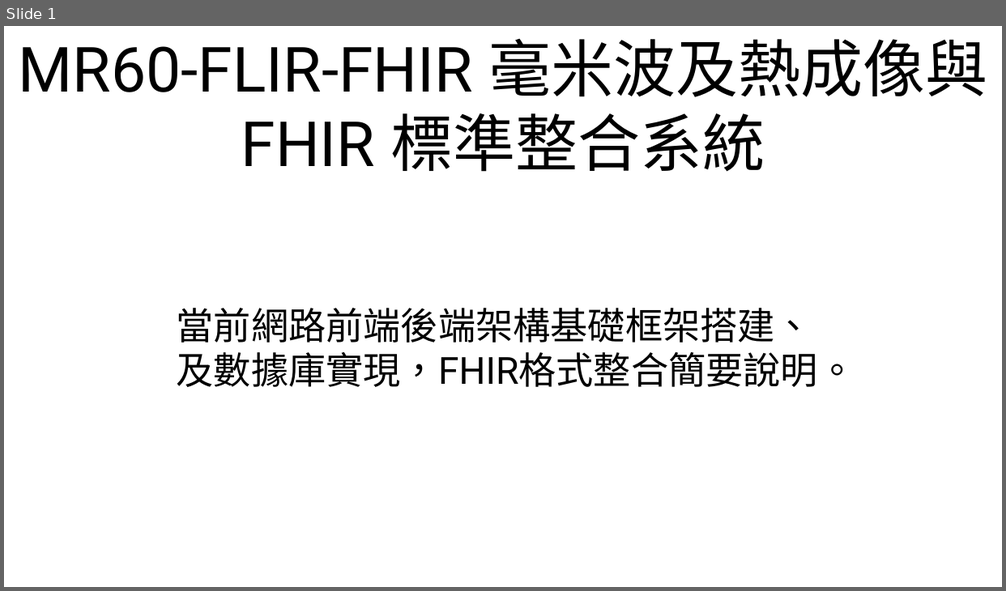
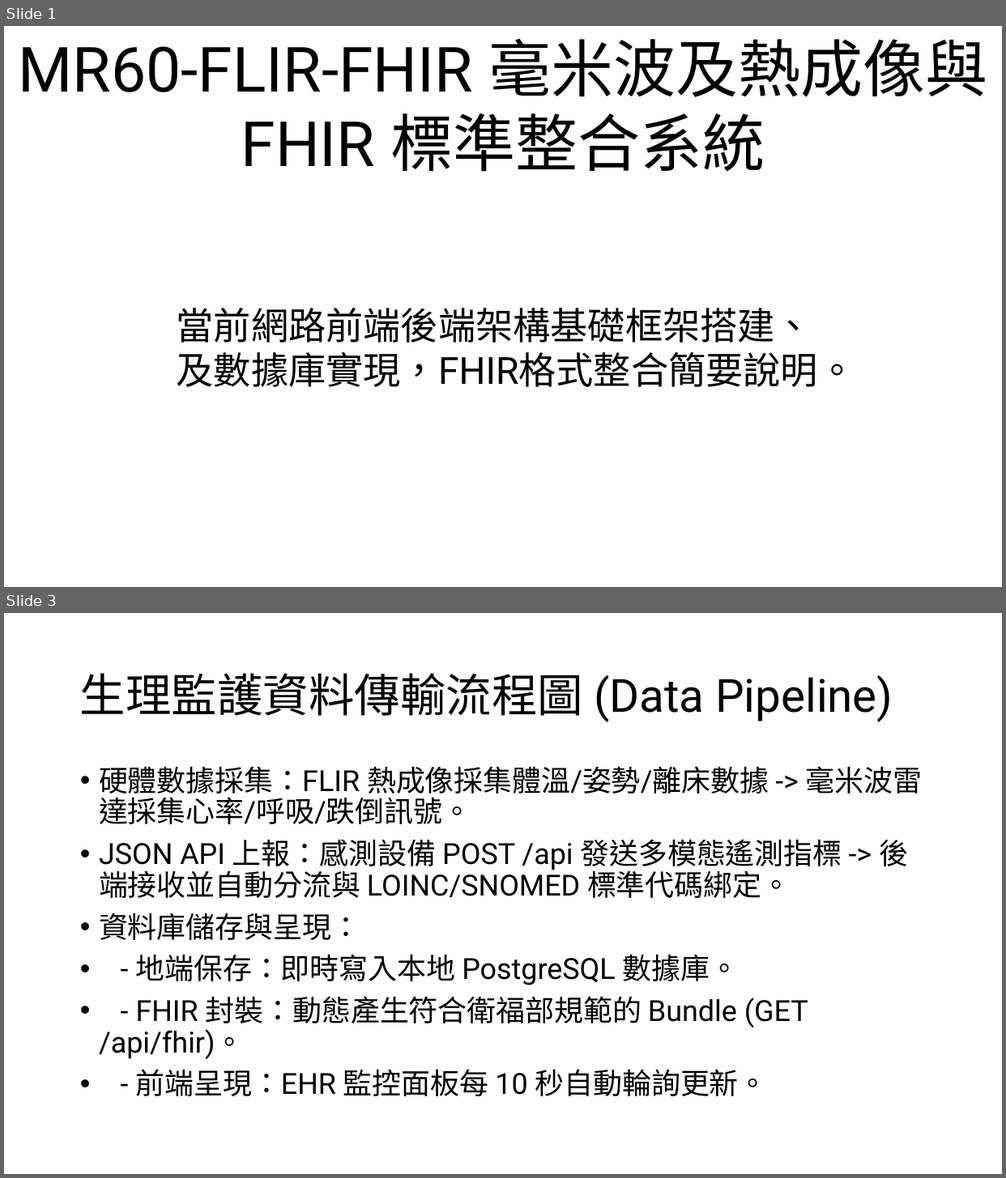
Before and after one commit to Typelin/MR60-FLIR-FHIR-system, a slide deck: _7_13.pptx. Shown one above the other, each under a label of ours: slide 1 before the commit, slides 1 and 3 after it; the slides between them are not shown. The pictures are 1006x591 and 1006x1178 pixels, drawn with LibreOffice and Linux fonts; fonts in the diff are those of the drawing. Boxes give left, top, right and bottom in pixels: in the first picture for what was removed or moved away, otherwise in the second. Text is boxed around its words. In the diff, an @@ line names an element or a change of style, - is before the commit and + after.

Commit message:
feat: 完備學術匯報投影片，含實體網域部署、資料庫結構表及衛福部官方規範對接說明

```diff
--- a/_7_13.pptx
+++ b/_7_13.pptx
@@ slide 3 added at [4, 613, 1002, 1174], background #FFFFFF @@
@@ title added at [80, 673, 893, 722], 44 pt, text #000000 @@
+生理監護資料傳輸流程圖 (Data Pipeline)
@@ text added at [99, 766, 923, 1097], 28 pt, text #000000 @@
+• 硬體數據採集：FLIR 熱成像採集體溫/姿勢/離床數據 -> 毫米波雷達採集心率/呼吸/跌倒訊號。
+• JSON API 上報：感測設備 POST /api 發送多模態遙測指標 -> 後端接收並自動分流與 LOINC/SNOMED 標準代碼綁定。
+• 資料庫儲存與呈現：
+• - 地端保存：即時寫入本地 PostgreSQL 數據庫。
+• - FHIR 封裝：動態產生符合衛福部規範的 Bundle (GET /api/fhir)。
+• - 前端呈現：EHR 監控面板每 10 秒自動輪詢更新。
```
Also in this commit, not shown: 2 slides changed, 1 other slide added, 2 slides removed.
